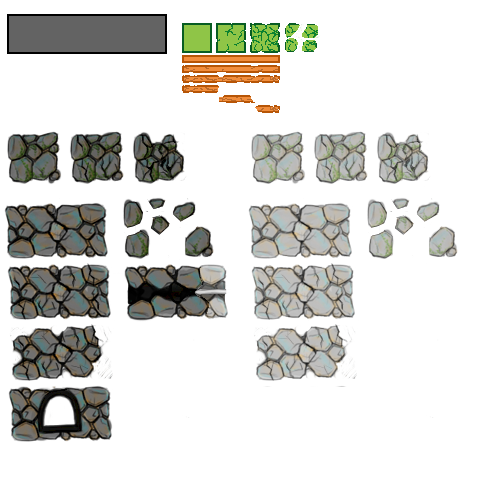
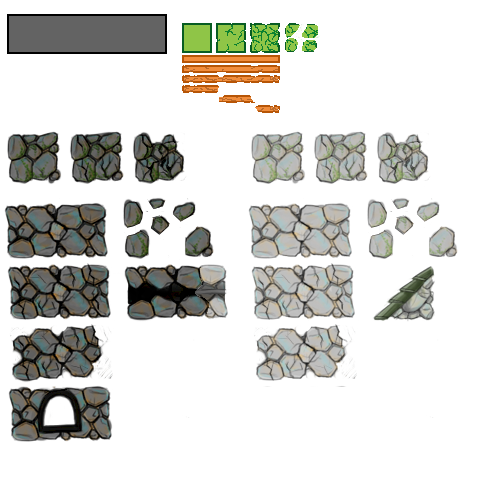
Before/after of a 500 x 500 layered artwork. What changed in the layer stack:
added layer "Layer 8" above "Exposure 2" over box(372, 266, 435, 322)
moved "Layer 5" above "Layer 6" over box(128, 281, 226, 304)
painted on "Layer 7" (1st of 2, in "Background Blocks") over box(8, 131, 228, 383)
